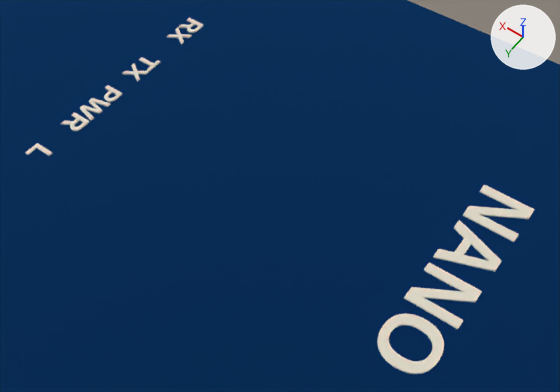
Renders of the glTF model parts/nano-board/nano-board.glb from each side of a commit.
Rendered twice from a 50 mm camera at (-0.00141, 0.01134, 0.02112) aimed at (0.00648, 0.00028, 0.00375). The lights are fixed; the arrows at upper right show +X, +Y and +Z. The first picture is the older version. Where no turn or scale is listed for an object, it has been applied to the vertices. Vertices at exactly the same position are counted once.
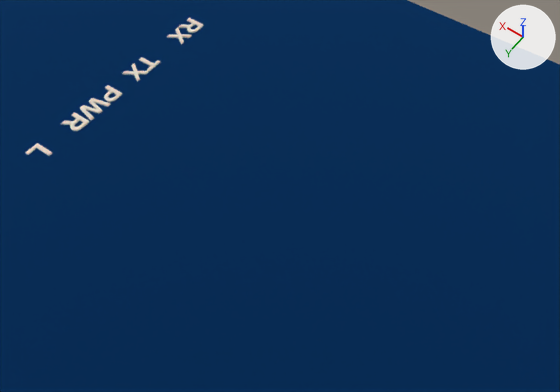
Where the newer file only moved an object's origin or applied its transform, the numbers keep the older frame.

Changed parts and their boxes (x1, y1, x2, y2) in the pictures (560 x 392 px):
'Mesh_1', reshaped (65% narrower, 61% shorter): before (25, 18, 535, 374); after (25, 18, 204, 156)
part 1 of me_mesh_1, deleted: before (377, 313, 444, 374)
part 2 of me_mesh_1, deleted: before (404, 262, 482, 329)
part 3 of me_mesh_1, deleted: before (463, 184, 535, 242)
part 4 of me_mesh_1, deleted: before (433, 220, 501, 272)

What the commit changed:
me_mesh_1 is used by ob_mesh_1; location (0.00115, 0.0, 0.00413).
me_mesh_1 had 1004 vertices, 1980 faces and spanned x -0.00081..0.01205, y -0.00386..0.00355, z 0.0..0.00006.
me_mesh_1 now has 581 vertices, 1142 faces and spans x 0.01143..0.01205, y -0.00386..0.00355, z 0.0..0.00006.
me_mesh_1 part 1: the loose piece of 334 vertices spanning x -0.00081..0.00075, y 0.00162..0.00315, z 0.0..0.00006 is deleted.
me_mesh_1 part 2: the loose piece of 30 vertices spanning x -0.00079..0.00073, y 0.00009..0.00138, z 0.0..0.00006 is deleted.
me_mesh_1 part 3: the loose piece of 30 vertices spanning x -0.00079..0.00073, y -0.00309..-0.0018, z 0.0..0.00006 is deleted.
me_mesh_1 part 4: the loose piece of 29 vertices spanning x -0.00079..0.00073, y -0.0016..-0.00012, z 0.0..0.00006 is deleted.
